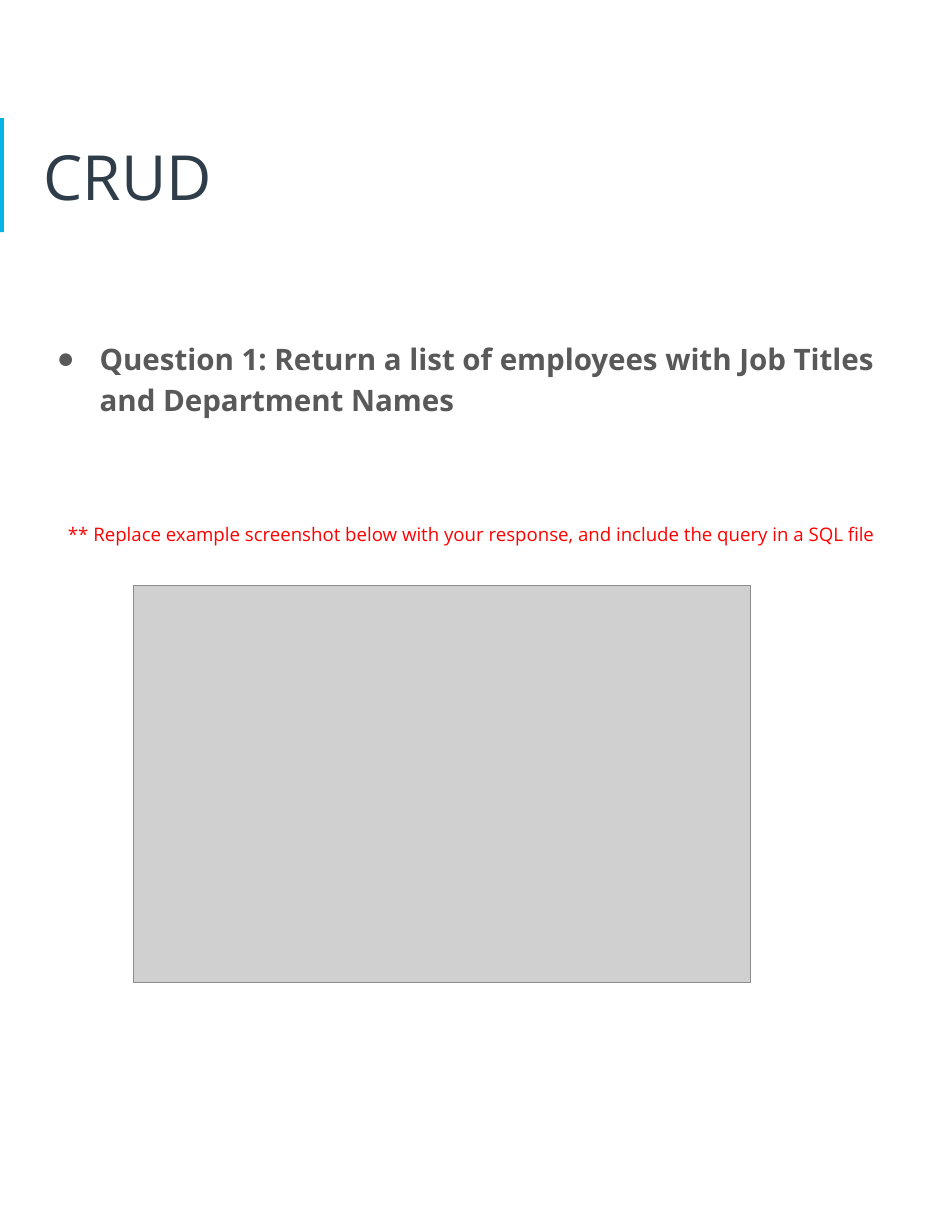
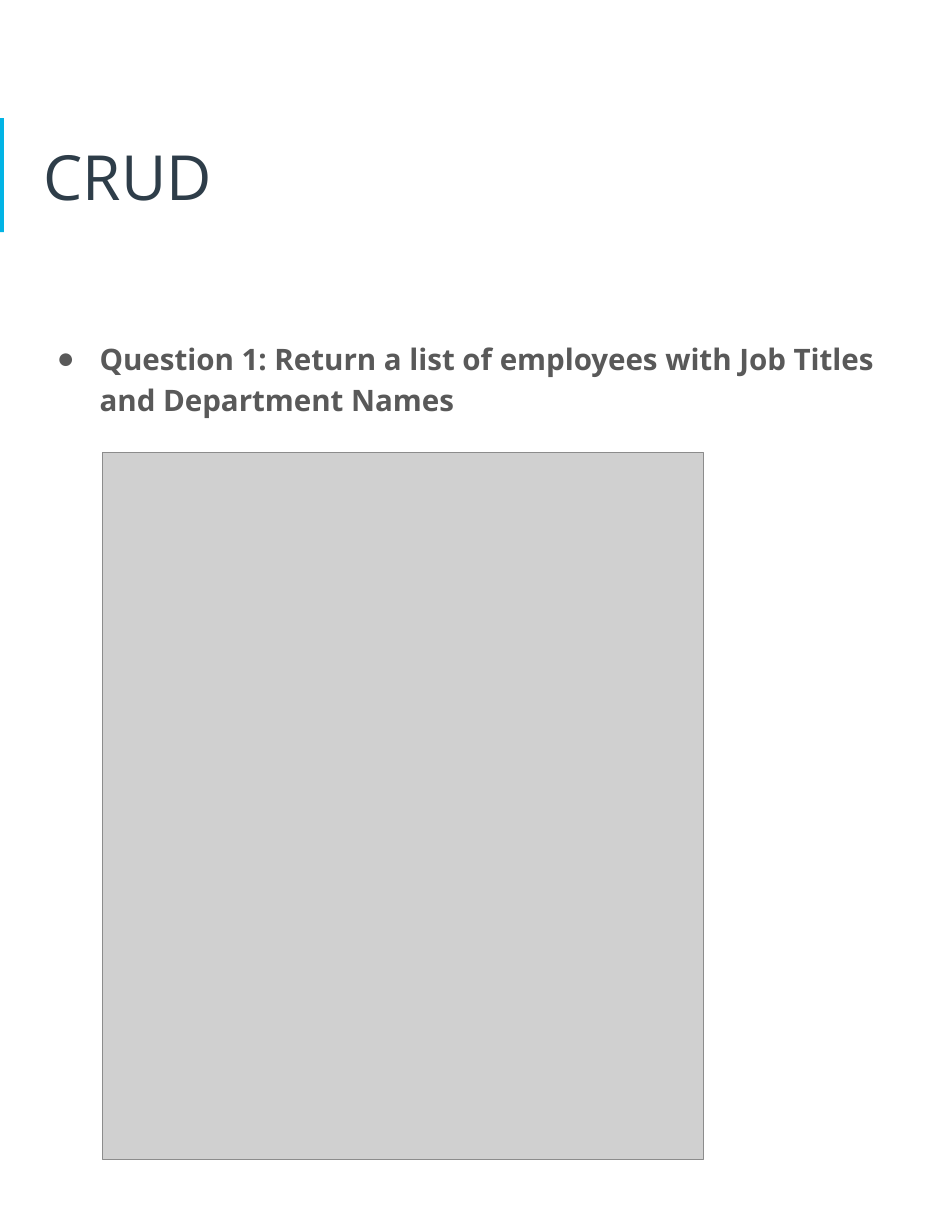
Before and after one commit to LeoArruda/UdacityHRDatabase, a slide deck: slide 19 of Docs/HR Database Proposal.pptx (slide 18 before the commit). Drawn at 952x1232 pixels with LibreOffice and Linux fonts; fonts in the diff are those of the drawing; grey boxes stand for pictures. Boxes give left, top, right and bottom in pixels: in the first picture for what was removed or moved away, otherwise in the second. Text is boxed around its words. In the diff, an @@ line names an element or a change of style, - is before the commit and + after.

```diff
--- a/Docs/HR Database Proposal.pptx
+++ b/Docs/HR Database Proposal.pptx
@@ picture: place and size @@
-picture at box(133, 586, 750, 983)
+picture at box(103, 452, 703, 1159)
@@ text at box(93, 526, 874, 546): paragraph removed @@
-** Replace example screenshot below with your response, and include the query in a SQL file
```
Also in this commit, not shown: 15 other slides changed, 2 slides added, 1 slide removed, 5 other files.
